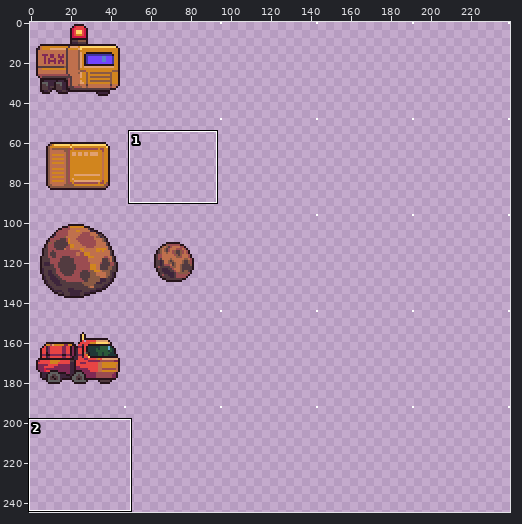
File history of a pixel-art file, Assets/_Sprites/ase/tileset.aseprite. The picture above shows the old version from afar; the outline marks the close-up.
Close-up. Earlier state:
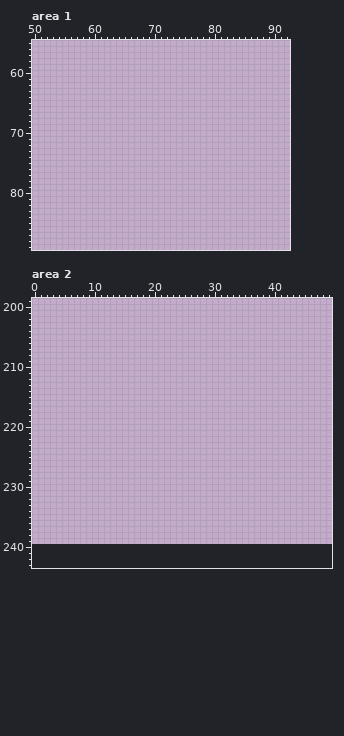
240x240 pixels, 1 frame. Shown: area 1: x 50..92, y 55..89; area 2: x 0..49, y 199..243. The old version is drawn lined up with the new one, on the new canvas. The wide view leaves out empty margins. The commit also changed other parts of the picture, which this record leaves out.
Visible layers, top first: "placeholders", "objects".
Palette (. is transparent): 
After the commit:
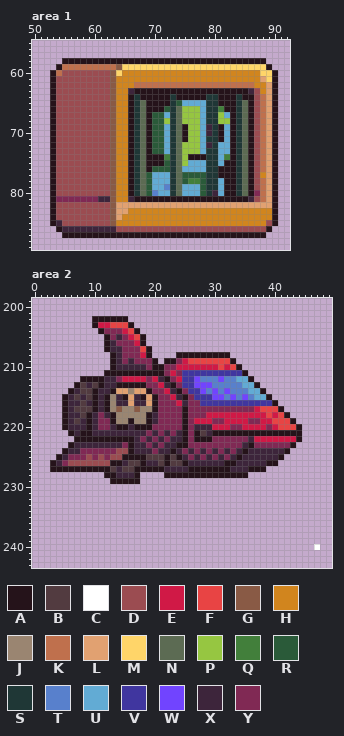
Colours new in this view: A #25131a  B #523b40  C #ffffff  D #9b4c51  E #d01946  F #e84444  G #895a45  H #d1851e  J #9a8571  K #bf704d  L #e1a171  M #ffd569  N #5c6b53  P #96c641  Q #427f3b  R #2a5a39  S #1f3736  T #5880cc  U #62abd4  V #40369f  W #7144ff  X #3d253b  Y #802954
Diff:
canvas 240x240 -> 240x288
Changed rows in their new state; - is an unchanged pixel.
Area 1:
first column x 53:
58 --AAAAAAAAAAAAAAAAAAAAAAAAAAAAAAAAAA--
59 -AKKKKKKKKKGMMMMMMMMMMMMMMMMMMMMMMMMA-
60 AKDDDDDDDDGMHHHHHHHHHHHHHHHHHHHHHHHMMA
61 ADDDDDDDDDGHHHHHHHHHHHHHHHHHHHHHHHHLMA
62 ADDDDDDDDDGHHHKKKKKKKKKKKKKKKKKKKKHHLA
63 ADDDDDDDDDGHHXAAAAAAAAAAAAAAAAAAAXDHLA
64 ADDDDDDDDDGHHASAAAAASAAAAASSAAASAADKLA
65 ADDDDDDDDDGHHASNAAAASRUUUUSSAAASNADKLA
66 ADDDDDDDDDGHHASNAAARSNPPPUSSQAASNADKLA
67 ADDDDDDDDDGHHASNARRUSNPPPUSSPUASNADKLA
68 ADDDDDDDDDGHHASNARRPSNPPPUSSPPASNADKLA
69 ADDDDDDDDDGHHASNARRUSNAPPUXSAUASNADKLA
70 ADDDDDDDDDGHHASNARRUSNAPPUXSAUASNADKLA
71 ADDDDDDDDDGHHASNARRUSNAPPUSSAUASNADKLA
72 ADDDDDDDDDGHHASNARRUSNPPPUXSUUASNADKLA
73 ADDDDDDDDDGHHASNARRUSNPPPUSSUUASNADKLA
74 ADDDDDDDDDGHHASNAAAQSNPAAASSUQASNADKLA
75 ADDDDDDDDDGHHASNAAARSNPUUUSSUAASNADKLA
76 ADDDDDDDDDGHHASNARRRSNUUUUSSAAASNADKLA
77 ADDDDDDDDDGHHASNRUUUSNRRRRSSAAASNADHLA
78 ADDDDDDDDDGHHASNRUUUSNRQQRSSUAASNADKLA
79 ADDDDDDDDDGHHASNRUUTSNUUURSSUAASNADKLA
80 ADDDDDDDDDGHHASNRTUUSNUUURSXUAASNAYKLA
81 AYYYYYYYXXGHHXAAAAAAAAAAAAAAAAAAAXDKLA
82 ADDDDDDDDDGLLLLLLLLLLLLLLLLLLLLLLLLLLA
83 ADDDDDDDDDGLLHHHHHHHHHHHHHHHHHHHHHHHHA
84 ADDDDDDDDDGLHHHHHHHHHHHHHHHHHHHHHHHHHA
85 AXDDDDDDDDGHHHHHHHHHHHHHHHHHHHHHHHHHDA
86 -AXXXXXXXXXDDDDDDDDDDDDDDDDDDDDDDDDDA-
87 --AAAAAAAAAAAAAAAAAAAAAAAAAAAAAAAAAA--
Area 2:
first column x 3:
202 -------AAAAAA-----------------------------
203 -------AEEFFFA----------------------------
204 --------AYYYEFA---------------------------
205 ---------AYXYEFA--------------------------
206 ---------AXYYYEA--------------------------
207 ---------AXXYYYFA-------------------------
208 ----------AXYYYEA----AAAAAAAAA------------
209 ----------AXYXYYYA-AAYEFFFFFFFA-----------
210 ----------AXXXXXYAAYYEEEEEEEFEFA----------
211 ---------AAAAAAAAAAYEYVVVVVVVVVVA---------
212 -----AAAAXXYEEEEYEXAYEVVWTTTWTTUUA--------
213 ----ABXBAXXAAAAAYYEXAYVVWWWTTTTTUUA-------
214 ---AXBBAXXALLJLLAYYEXAYVVWTWTWTTTUUA------
215 --AXBXBAXAJXALXALAYYEXAYVVVWWTWTWTUUA-----
216 --AXXBXAXAJXXLXXLAYYYEXYYVVVVVVVVVVVVA----
217 --AXBBBAXAJGJJGJJAYYYYAYYYYYYYYYYYEFFFA---
218 --AXXBAXYXAJJJJJAXYYYYAYYYEEEEEEEEEEFEFA--
219 --AXBXAXYYAJJAJJAXYYYYAYEEEYYEEEEYYEEFFFA-
220 --AXXXAXYYXAAXAAAYYYYYAYXXXEEEYYEEEEYEFFFA
221 ---AXAAXXXXXXXXXYXYXYXAYABXAAAAAAAAAAAAAAA
222 ----AAAAAAAAAAXYXYXYXXAYAAAYYYYYYXEEEEEEEA
223 ---AXXXXXXXXYAXXYXYXXAAYYYYYYYYYXAYYYYYYA-
224 --AXXYYYYYYDDAXXXYXXAXYXYXYXYXYXAXXXXXXA--
225 -AXYYYDYDYDDAAAABBBABAXYXYXYXYXAXXXXXXA---
226 AXYDDDDDDDAAXBBAXXBABBAXXXXXXAAXXXXXAA----
227 AAAAAAAAAABXBBAAAAAXXXXAAAAAAAXXXAAA------
228 ---------AAXXXA----AAAAAAAAAAAAAA---------
229 ----------AAAAA---------------------------
first column x 47:
240 C
Where, in picture pixels (left, top, right, bottom), the same in both close-ups:
added: (50, 58, 278, 238)
added: (50, 316, 302, 484)
added: (314, 544, 320, 550)
